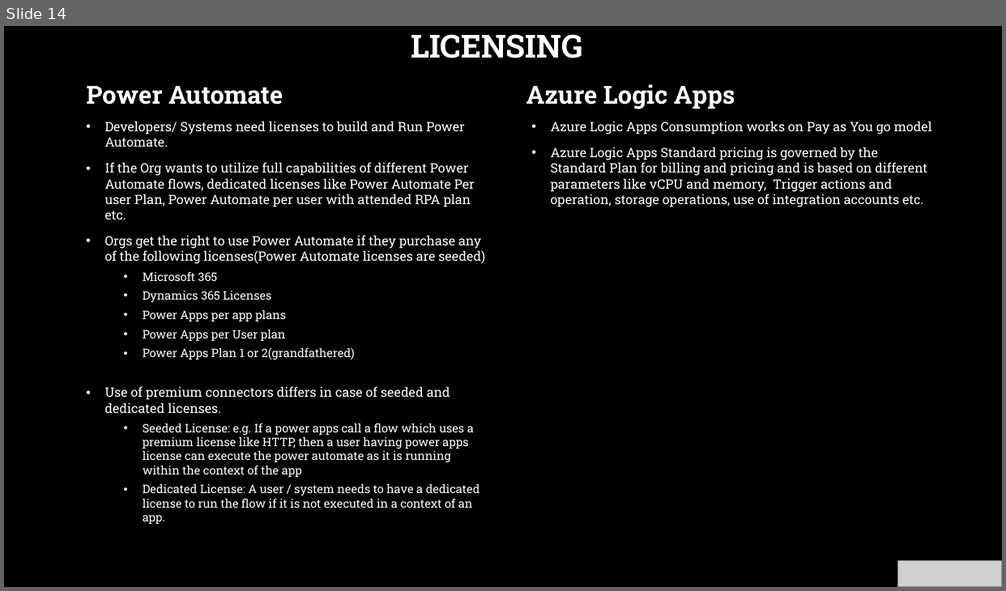
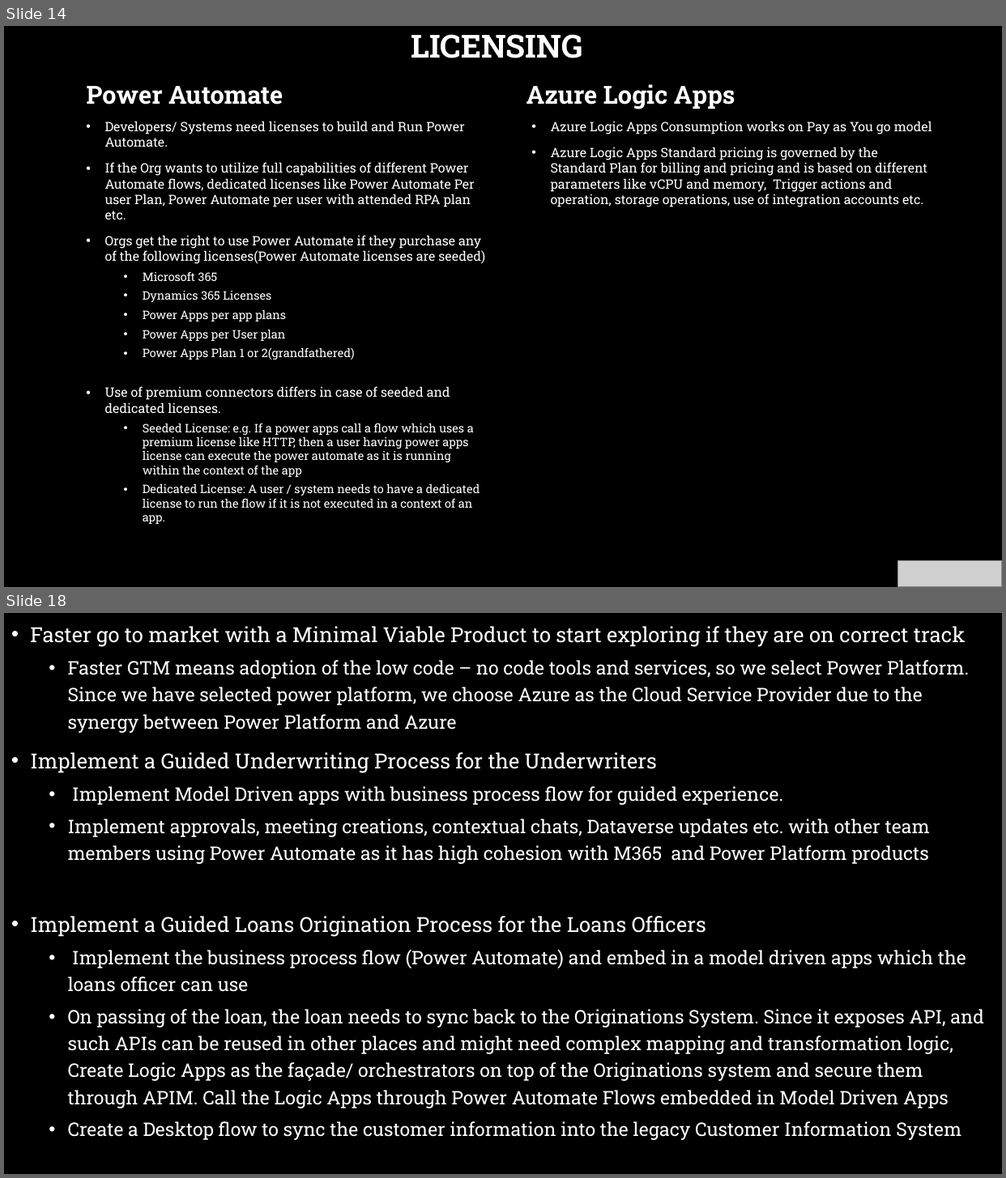
Before and after one commit to codidharma/presentations, a slide deck: 2022/LogicAppsVPowerAutomate.pptx. Shown one above the other, each under a label of ours: slide 14 before the commit, slides 14 and 18 after it; the slides between them are not shown. The pictures are 1006x591 and 1006x1178 pixels, drawn with LibreOffice and Linux fonts; fonts in the diff are those of the drawing; grey boxes stand for pictures; background and template pictures are left out. Boxes give left, top, right and bottom in pixels: in the first picture for what was removed or moved away, otherwise in the second. Text is boxed around its words. In the diff, an @@ line names an element or a change of style, - is before the commit and + after.

```diff
--- a/2022/LogicAppsVPowerAutomate.pptx
+++ b/2022/LogicAppsVPowerAutomate.pptx
@@ slide 18 added at (4, 613, 1002, 1174), background picture (left out) @@
@@ text added at (30, 626, 984, 1140), 18 pt, text #FFFFFF @@
+• Faster go to market with a Minimal Viable Product to start exploring if they are on correct track
+  • Faster GTM means adoption of the low code – no code tools and services, so we select Power Platform. Since we have selected power platform, we choose Azure as the Cloud Service Provider due to the synergy between Power Platform and Azure
+• Implement a Guided Underwriting Process for the Underwriters
+  • Implement Model Driven apps with business process flow for guided experience.
+  • Implement approvals, meeting creations, contextual chats, Dataverse updates etc. with other team members using Power Automate as it has high cohesion with M365 and Power Platform products
+• Implement a Guided Loans Origination Process for the Loans Officers
+  • Implement the business process flow (Power Automate) and embed in a model driven apps which the loans officer can use
+  • On passing of the loan, the loan needs to sync back to the Originations System. Since it exposes API, and such APIs can be reused in other places and might need complex mapping and transformation logic, Create Logic Apps as the façade/ orchestrators on top of the Originations system and secure them through APIM. Call the Logic Apps through Power Automate Flows embedded in Model Driven Apps
+  • Create a Desktop flow to sync the customer information into the legacy Customer Information System
```
Also in this commit, not shown: 6 slides changed, 4 other slides added, 1 slide removed.
